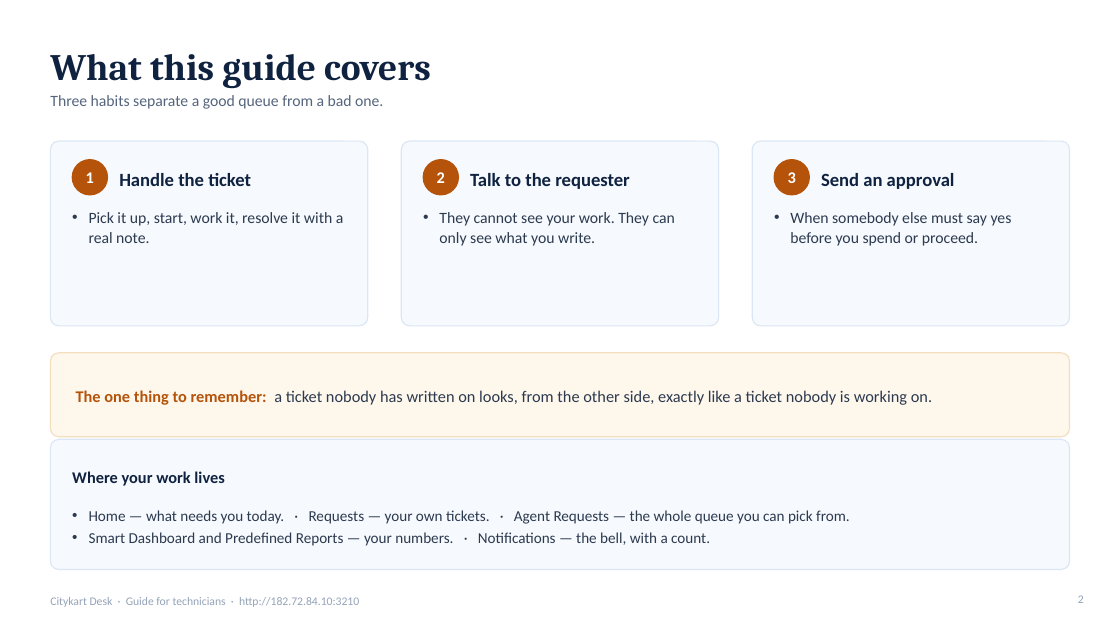
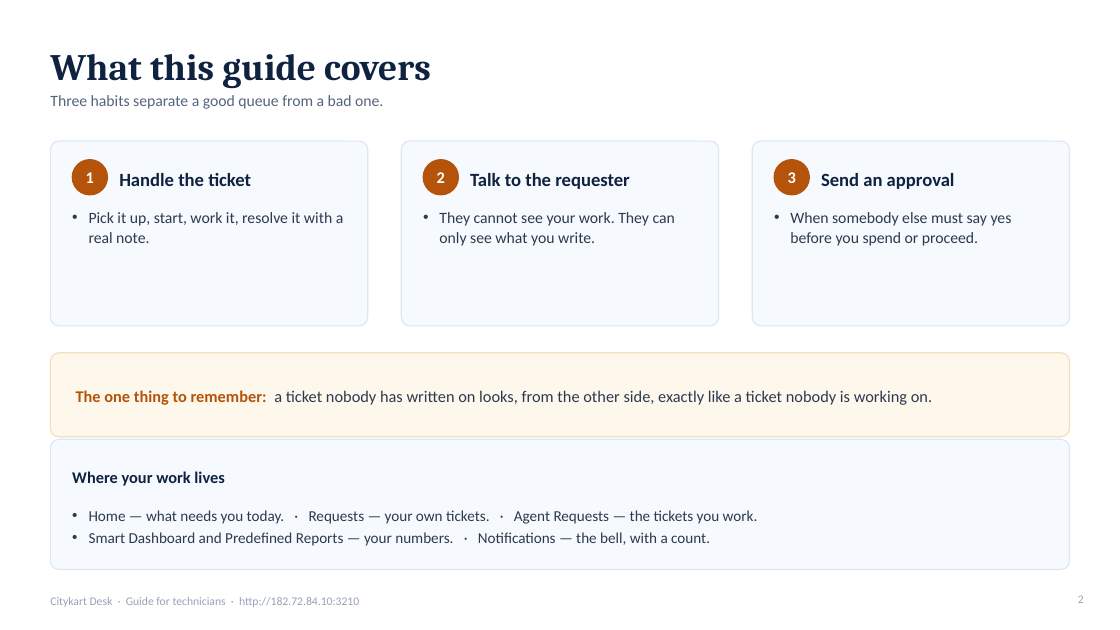
Before and after one commit to kumarsuraj84/Citykartdesk, a slide deck: slide 2 of docs/guides/CKDesk-Guide-for-Technicians.pptx. Drawn at 1120x630 pixels with LibreOffice and Linux fonts; fonts in the diff are those of the drawing. Boxes give left, top, right and bottom in pixels: in the first picture for what was removed or moved away, otherwise in the second. Text is boxed around its words. In the diff, an @@ line names an element or a change of style, - is before the commit and + after.

```diff
--- a/docs/guides/CKDesk-Guide-for-Technicians.pptx
+++ b/docs/guides/CKDesk-Guide-for-Technicians.pptx
@@ text at (x1=89, y1=510, x2=758, y2=524): text changed @@
-• Home — what needs you today. · Requests — your own tickets. · Agent Requests — the whole queue you can pick from.
+• Home — what needs you today. · Requests — your own tickets. · Agent Requests — the tickets you work.
```
Also in this commit, not shown: 6 other slides changed, 8 slides added, 1 slide removed, 2 other files.
